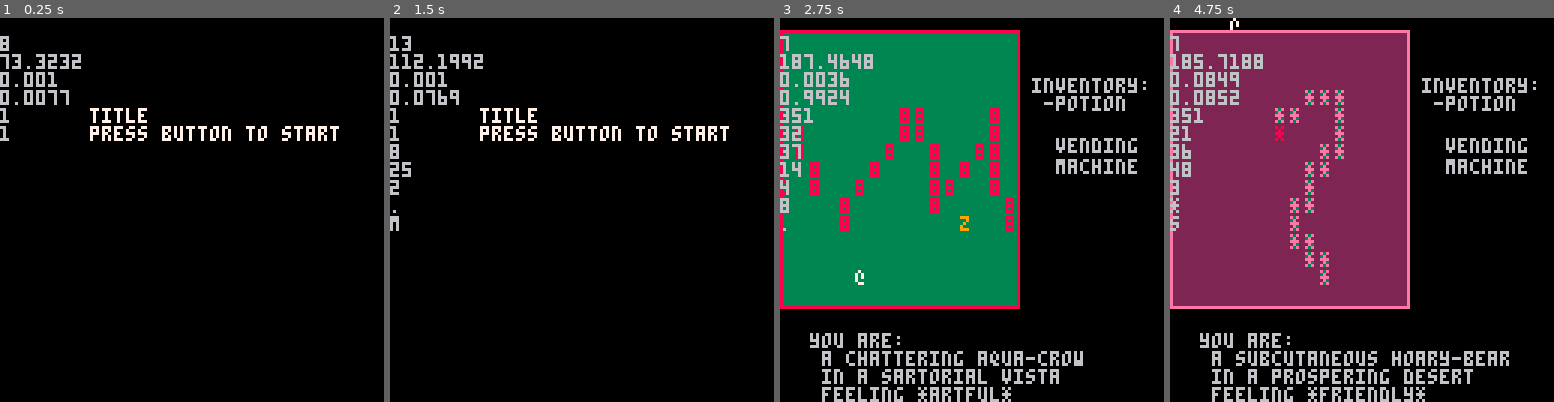
Above: before the commit, frames 1-4 (left to right).
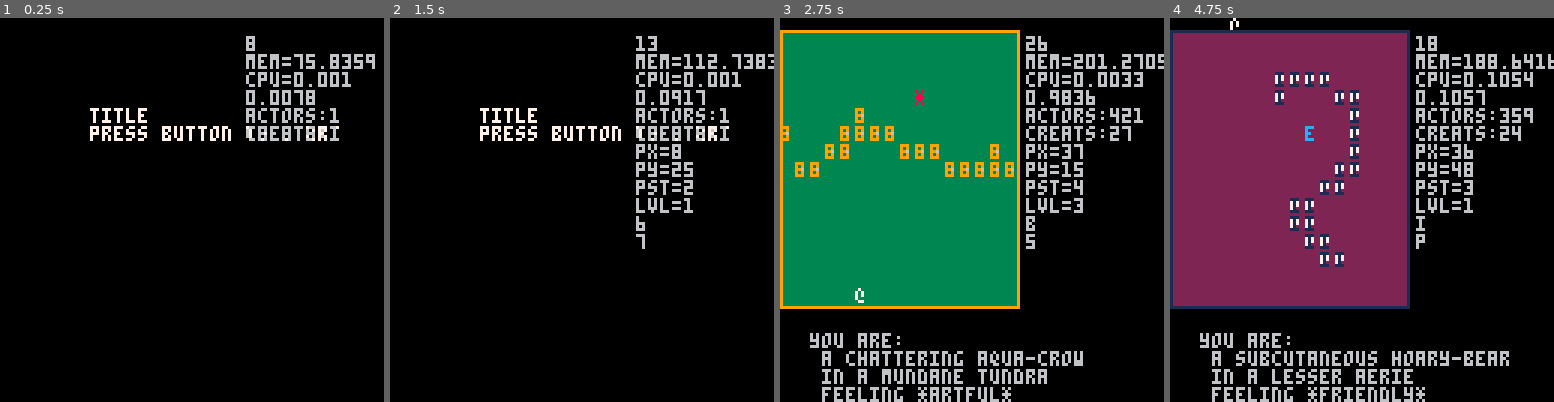
Above: after the commit, the same moments.

Repository: arnodick/castle
Game: PICO-8 cartridge castle.p8
Same seed, same stepped clock (60 frames per second), same inputs: the game is played once before the commit and once after it.
Inputs:
- Up to frame 1 (0.25 s): no input
- Up to frame 2 (1.5 s): tap X (X key) at 0.33, 1.07 s; tap O (Z key) at 0.7 s
- Up to frame 3 (2.75 s): hold Right 1.6-2.1 s; tap O (Z key) at 1.7, 2.1, 2.5 s; tap X (X key) at 1.85 s; hold Up 2.15-2.42 s; hold Right from 2.47 s (still down)
- Up to frame 4 (4.75 s): tap O (Z key) every 0.4 s from 2.9 to 4.5 s; tap X (X key) at 2.97, 4.08 s; release Right at 3.03 s; hold Left 3.08-3.58 s; hold Down 3.63-3.97 s; hold Right 4.02-4.68 s; hold Up from 4.73 s (still down)

The runs differ from the first frame. In frame 1, 3.5% of the frame differs, in the area x 0-98%, y 4-33%; in frame 2, 5.0%; in frame 3, 12%, in the area x 0-100%, y 3-96%; in frame 4, 12%.

Commit message:
trying to get persistent actortypes

Diff:
--- a/castle.p8
+++ b/castle.p8
@@ -10,21 +10,22 @@
 
 function debug_u()
 	debug_l[1]=timer
-	debug_l[2]=stat(0)
-	debug_l[3]=stat(1)
+	debug_l[2]="mem="..stat(0)
+	debug_l[3]="cpu="..stat(1)
 	if stat(1)>debug_l[4] then
 		debug_l[4]=stat(1)
 	end
-	debug_l[5]=#actors
-	debug_l[6]=#actors.creatures
+	debug_l[5]="actors:"..#actors
+	debug_l[6]="creats:"..#actors.creatures
 	if p!=nil then
-	debug_l[7]=p.x
-	debug_l[8]=p.y
-	debug_l[9]=p.steps
+	debug_l[7]="px="..p.x
+	debug_l[8]="py="..p.y
+	debug_l[9]="pst="..p.steps
+	debug_l[10]="lvl="..level
 	end
 	if actortypes[2]!=nil then
-	debug_l[10]=actortypes[2].ch
-	debug_l[11]=actortypes[2].ch2
+	debug_l[11]=actortypes[2].ch
+	debug_l[12]=actortypes[2].ch2
 	end
 end
 
@@ -232,10 +235,10 @@
 
 function rooms_i(sa)
 	rooms={}
-	roomspawns={}
+--	roomspawns={}
 	for b=0,3 do
 		rooms[b]={}
-		roomspawns[b]=true
+--		roomspawns[b]=true
 		for a=0,sa*sa-1 do
 			rooms[b][a]=flr(rnd(8))
 		end
@@ -410,8 +413,8 @@
 				sfx(1)
 				room[t.x][t.y]=0
 				if t==p then
-					roomspawns[level]=false
-					players={}
+--					roomspawns[level]=false
+					players[1]=nil
 				end
 				del(actors,t)
 				del(actors.creatures,t)
@@ -518,6 +521,19 @@
 	end
 end
 
+function levelchange(l)
+	actors={}
+	actors.creatures={}
+	if players[1]!=nil then
+		p=players[1]
+		add(actors,p)
+		add(actors.creatures,p)
+	end
+	actortypes_i(l)
+	loadmap(room_w,sector_a)
+	loadactors(room_w)
+end
+
 function stateupdate(s)
 	if s==0 then
 		if btnp(5) then
@@ -539,7 +555,8 @@
 		if btnp(4) then
 			level+=1
 			if level>3 then level=0 end
-			state_i(state)
+			levelchange(level)
+--			state_i(state)
 		end
 		if btnp(5) then
 			state=0
@@ -562,16 +579,16 @@
 		rectfill(cam[1],-2+cellh+cam[2],16*cellw-1+cam[1],16*cellh+cam[2],level+levelc)
 		foreach(actors,drawactor)
 		rect(cam[1],-2+cellh+cam[2],16*cellw-1+cam[1],16*cellh+cam[2])
-		print("inventory:\n -potion",cam[1]+84,cam[2]+20,6)
-		print("  vending",cam[1]+84,cam[2]+40,6)
-		print("  machine",cam[1]+84,cam[2]+47,6)
+		--print("inventory:\n -potion",cam[1]+84,cam[2]+20,6)
+		--print("  vending",cam[1]+84,cam[2]+40,6)
+		--print("  machine",cam[1]+84,cam[2]+47,6)
 		foreach(menus,drawmenu)
 	end
 --		if debug then print(xs,16*cellw+cellw,16*cellh+cellh) end
 		--rect(-2+cellw,-2+cellh,64*cellw-1,64*cellh)
 	if debug then
 		for a=1,#debug_l do
-			print(debug_l[a],cam[1],cam[2]+a*6,6)
+			print(debug_l[a],cam[1]+82,cam[2]+a*6,6)
 		end
 	end
 end
